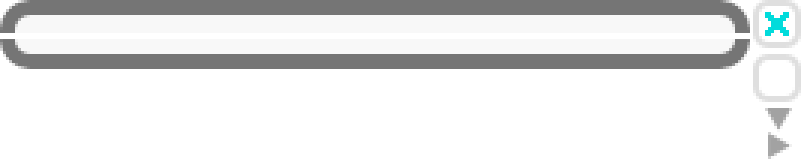
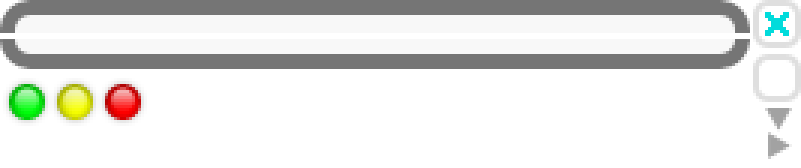
The second 801 x 168 image is a revision of the first. Changes to its layers:
added layer "Shape 1 copy" above "Shape 1 copy 5" over [3, 78, 51, 126]
added layer "Shape 1 copy 5" above "Shape 1 copy 7" over [99, 78, 147, 126]
added layer "Shape 1 copy 7" above "Ticks" over [51, 78, 99, 126]
